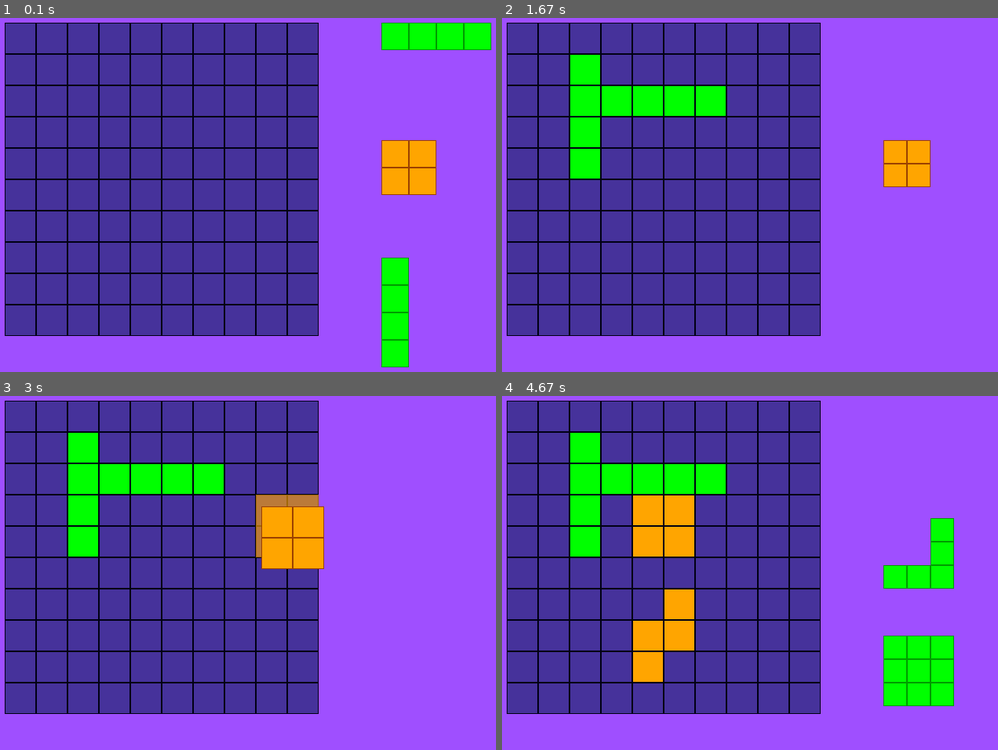
Above: before the commit, frames 1-4 (two rows, left to right).
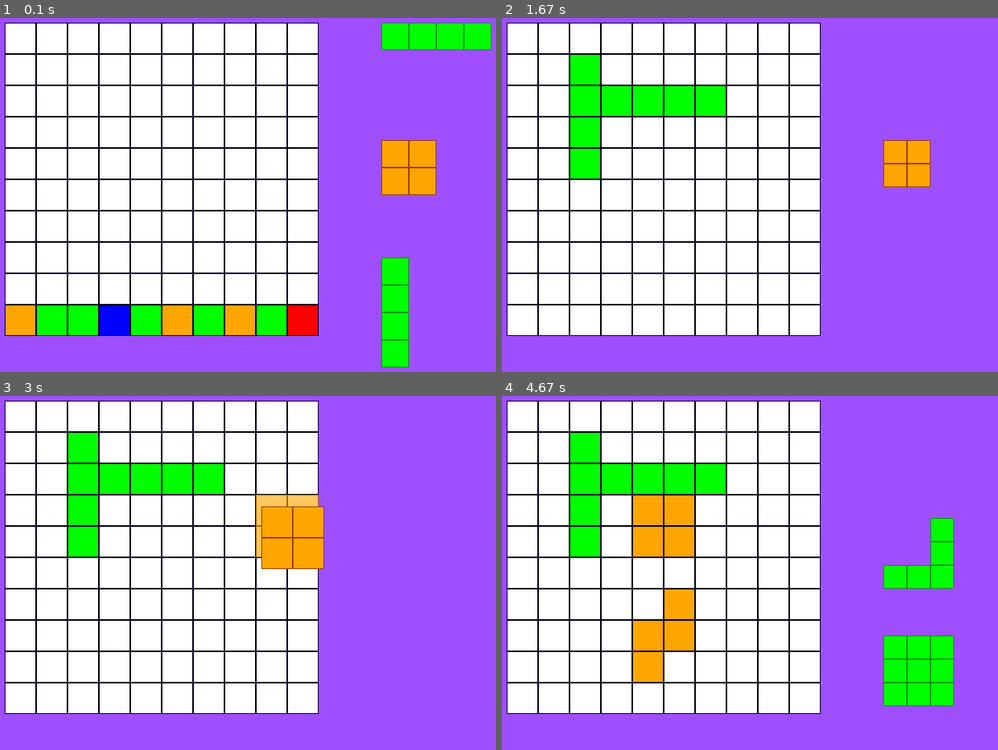
Above: after the commit, the same moments.

Repository: zaamilion/yandex_pygame_project
Game: pygame game, started from code/main.py
Same seed, same stepped clock (60 frames per second), same inputs: the game is played once before the commit and once after it.
Inputs (mouse positions are in pixels of both pictures, inside the frame that each line leads up to):
- Up to frame 1 (0.1 s): no input
- Up to frame 2 (1.67 s): press the mouse at (898, 311) at 0.37 s; move the mouse to (754, 209) at 0.47 s; release the mouse at (611, 110) at 0.6 s; press the mouse at (908, 166) at 0.7 s; move the mouse to (878, 223) at 0.8 s; release the mouse at (854, 276) at 0.93 s; press the mouse at (938, 35) at 1.03 s; move the mouse to (804, 71) at 1.13 s; release the mouse at (675, 102) at 1.27 s
- Up to frame 3 (3 s): press the mouse at (406, 541) at 2.87 s; move the mouse to (282, 530) at 2.97 s
- Up to frame 4 (4.67 s): release the mouse at (665, 519) at 3.1 s; press the mouse at (923, 675) at 3.2 s; move the mouse to (883, 569) at 3.3 s; release the mouse at (844, 463) at 3.43 s; press the mouse at (908, 442) at 3.53 s; move the mouse to (953, 555) at 3.63 s; release the mouse at (outside the picture) at 3.77 s; press the mouse at (908, 434) at 3.87 s; move the mouse to (794, 534) at 3.97 s; release the mouse at (680, 629) at 4.1 s; press the mouse at (923, 558) at 4.2 s; move the mouse to (794, 633) at 4.3 s; release the mouse at (665, 703) at 4.43 s

The runs differ from the first frame. In frame 1, 51% of the frame differs, in the area x 1-65%, y 1-90%; in frame 2, 47%; in frame 3, 45%; in frame 4, 42%.

Commit message:
Rows and Cols removing after move bugs fixed. Added starting animation!

Diff:
--- /dev/null
+++ b/code/animations.py
@@ -0,0 +1,47 @@
+import pygame
+from boards import Board
+import random
+from globals import FIGURES_COLORS
+from copy import deepcopy
+
+
+class Start:
+    def __init__(self, board):
+        self.running = True
+        self.game_board = deepcopy(board.board)
+        self.board = Board(board.width, board.height)
+        self.board.board = deepcopy(board.board)
+        self.start_time = pygame.time.get_ticks()
+        self.level = 1
+
+    def render(self):
+        if pygame.time.get_ticks() - self.start_time > 100 * self.level:
+
+            if self.level <= self.board.height:
+                for i in range(self.board.width):
+                    if self.board.board[-self.level][i] == 0:
+                        self.board.board[-self.level][i] = random.randint(
+                            1, len(FIGURES_COLORS + 1)
+                        )
+
+    def render(self, screen):
+        self.board.render(screen)
+        if pygame.time.get_ticks() - self.start_time > 50 * self.level:
+            if self.level <= self.board.height:
+                for i in range(self.board.width):
+                    if self.board.board[i][-self.level] == 0:
+                        self.board.board[i][-self.level] = random.randint(
+                            1, len(FIGURES_COLORS)
+                        )
+            else:
+                for j in range(self.board.width):
+                    if (
+                        self.board.board[j][self.level - self.board.height - 1]
+                        != self.game_board[j][self.level - self.board.height - 1]
+                    ):
+                        self.board.board[j][self.level - self.board.height - 1] = 0
+            if self.level == (self.board.height * 2):
+                self.running = False
+                self = None
+                return self
+            self.level += 1
--- a/code/boards.py
+++ b/code/boards.py
@@ -62,12 +62,18 @@
                     1,
                 )
 
-    def check_row_col(self, cell: tuple) -> bool:
+    def check_row_col(self, cell):
+        res = self.check_row(cell) or self.check_col(cell)
+        return res
+
+    def check_row(self, cell: tuple) -> bool:
         for x in range(0, self.width):
             if self.board[cell[0]][x] == 0:
-                print(cell[0], x)
                 return False
         self.break_row(cell[0])
+        return True
+
+    def check_col(self, cell: tuple):
         for y in range(0, self.height):
             if self.board[y][cell[1]] == 0:
                 return False
--- a/code/globals.py
+++ b/code/globals.py
@@ -1,7 +1,7 @@
 import pygame
 
 COLORS = [
-    pygame.Color(70, 50, 155),
+    pygame.Color("White"),
     pygame.Color("Blue"),
     pygame.Color("Red"),
     pygame.Color("Green"),
--- a/code/scenes.py
+++ b/code/scenes.py
@@ -2,6 +2,7 @@
 from globals import COLORS, FIGURES_COLORS
 from boards import Board, FakeBoard
 from figures import Figures, Figure
+import animations
 
 
 class Scene:
@@ -22,11 +23,14 @@
         self.board = Board(10, 10)
         self.fake_board = FakeBoard(10, 10)
         self.figures = Figures()
+        self.animation = animations.Start(self.board)
 
     def render(self):
         self.board.render(self.screen)
         self.fake_board.render(self.screen)
         self.figures.render(self.screen)
+        if self.animation.running:
+            self.animation.render(self.screen)
 
     def event(self, event):
         if event.type == pygame.MOUSEBUTTONDOWN:
@@ -80,7 +84,7 @@
                                 (cell[0] + col, cell[1] + row),
                                 COLORS.index(figure.color),
                             )
-                            print(self.board.check_row_col(cell))
+                            self.board.check_row_col((cell[0] + col, cell[1] + row))
                 self.figures.figures.remove(figure)
                 self.fake_board.clear()
                 if not self.figures.figures:
